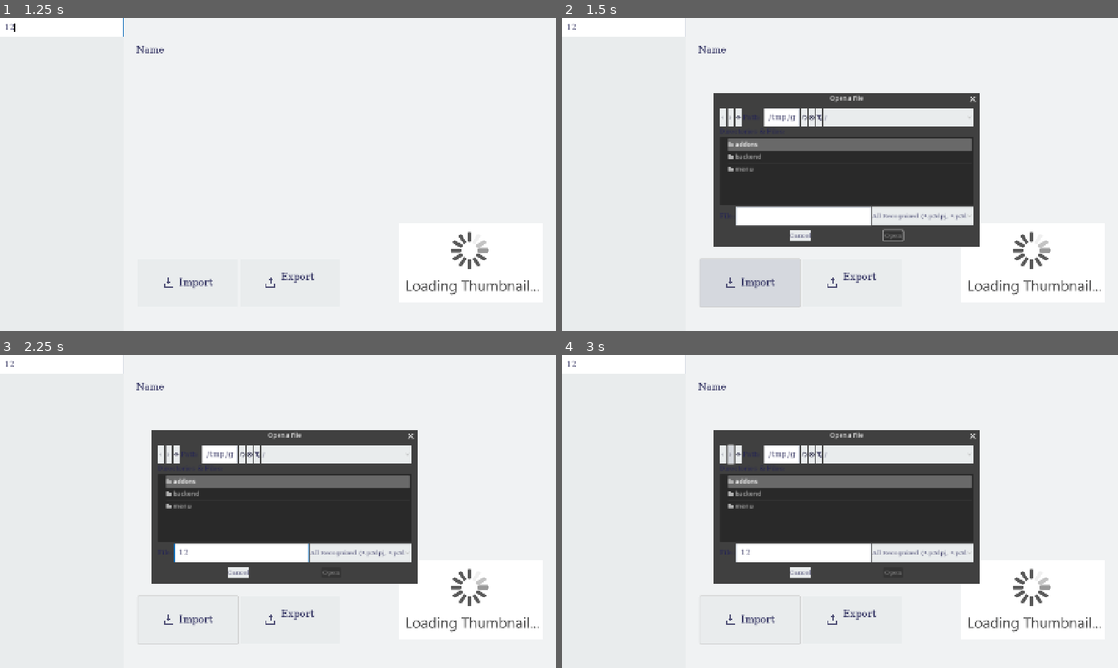
Above: before the commit, frames 1-4 (two rows, left to right).
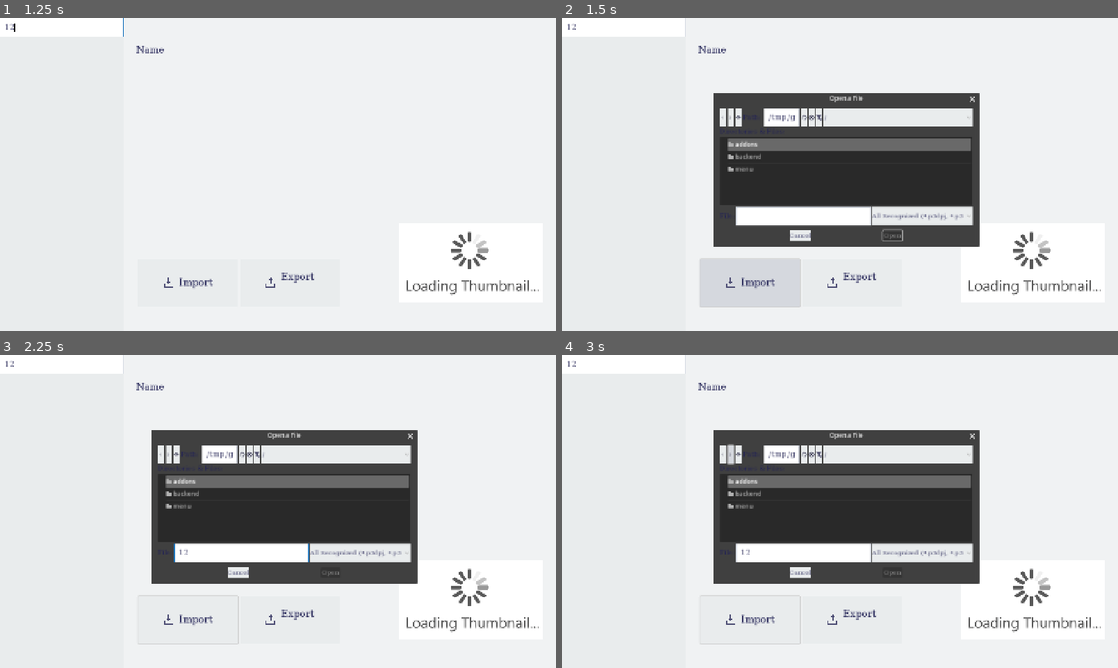
Above: after the commit, the same moments.

Repository: silkycell/Paint-3D-Project-Manager
Game: Godot game, scene res://menu/projects/projects_menu.tscn
The game is run twice, just before and just after one commit, with the same random seed, the same clock (stepped at 60 frames per second) and the same inputs.
Inputs (mouse positions are in pixels of both pictures, inside the frame that each line leads up to):
- Up to frame 1 (1.25 s): click (61, 27) at 0.52 s; type "12" at 0.6 s
- Up to frame 2 (1.5 s): click (751, 280) at 1.25 s
- Up to frame 3 (2.25 s): click (239, 552) at 2.02 s; type "12" at 2.1 s
- Up to frame 4 (3 s): click (728, 455) at 2.75 s

Frame 1 is identical in both runs. In frame 2, 0.2% of the frame differs, in the area x 41-76%, y 24-74%; in frame 3, 0.2%; in frame 4, 0.2%.

Commit message:
move import and export icon into projects folder

Diff:
--- a/menu/projects/projects_menu.tscn
+++ b/menu/projects/projects_menu.tscn
@@ -7,10 +7,10 @@
 [ext_resource type="Texture2D" uid="uid://bhhq4f6xu4ldc" path="res://menu/projects/thumbnail_loading.png" id="3_4jn04"]
 [ext_resource type="Script" path="res://menu/projects/import/import_button.gd" id="3_hxtem"]
 [ext_resource type="Script" path="res://menu/projects/export/export_button.gd" id="3_ijuv3"]
-[ext_resource type="Texture2D" uid="uid://dtwwh0dxlmuu5" path="res://menu/import_icon.svg" id="5_b8a6r"]
+[ext_resource type="Texture2D" uid="uid://dtwwh0dxlmuu5" path="res://menu/projects/import_icon.svg" id="5_b8a6r"]
 [ext_resource type="Script" path="res://menu/projects/export/export_handler.gd" id="5_qthqx"]
 [ext_resource type="Script" path="res://menu/projects/export/export_progress_panel.gd" id="6_5afnv"]
-[ext_resource type="Texture2D" uid="uid://bphdjjy1s8vl5" path="res://menu/export_icon.svg" id="8_e514j"]
+[ext_resource type="Texture2D" uid="uid://bphdjjy1s8vl5" path="res://menu/projects/export_icon.svg" id="8_e514j"]
 [ext_resource type="Script" path="res://menu/projects/import/import_handler.gd" id="8_gtaak"]
 [ext_resource type="Script" path="res://menu/projects/import/import_progress_panel.gd" id="10_1db86"]
 [ext_resource type="Script" path="res://menu/projects/tasks/custom_confirmation_dialog.gd" id="10_wty4p"]
Renamed: menu/export_icon.svg -> menu/projects/export_icon.svg
Not shown, changed: menu/projects/export_icon.svg.import
Renamed: menu/import_icon.svg -> menu/projects/import_icon.svg
Not shown, changed: menu/projects/import_icon.svg.import
